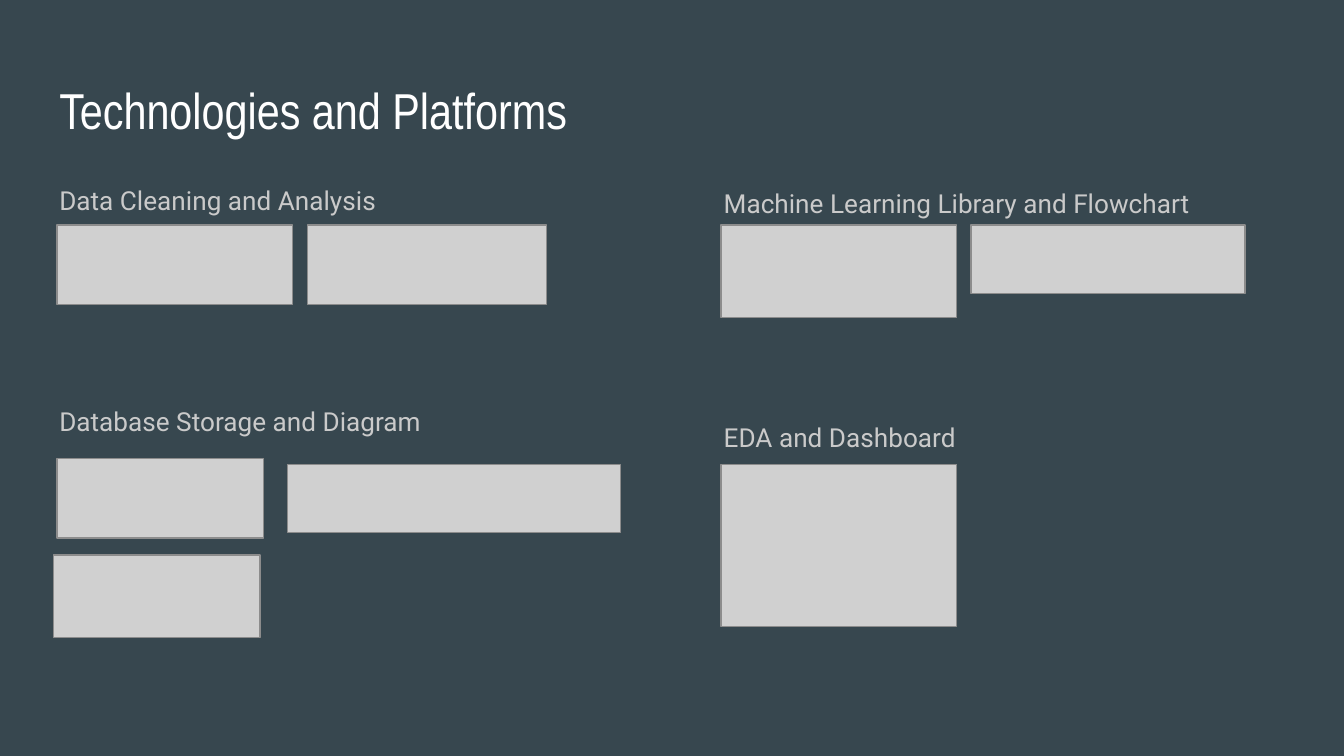
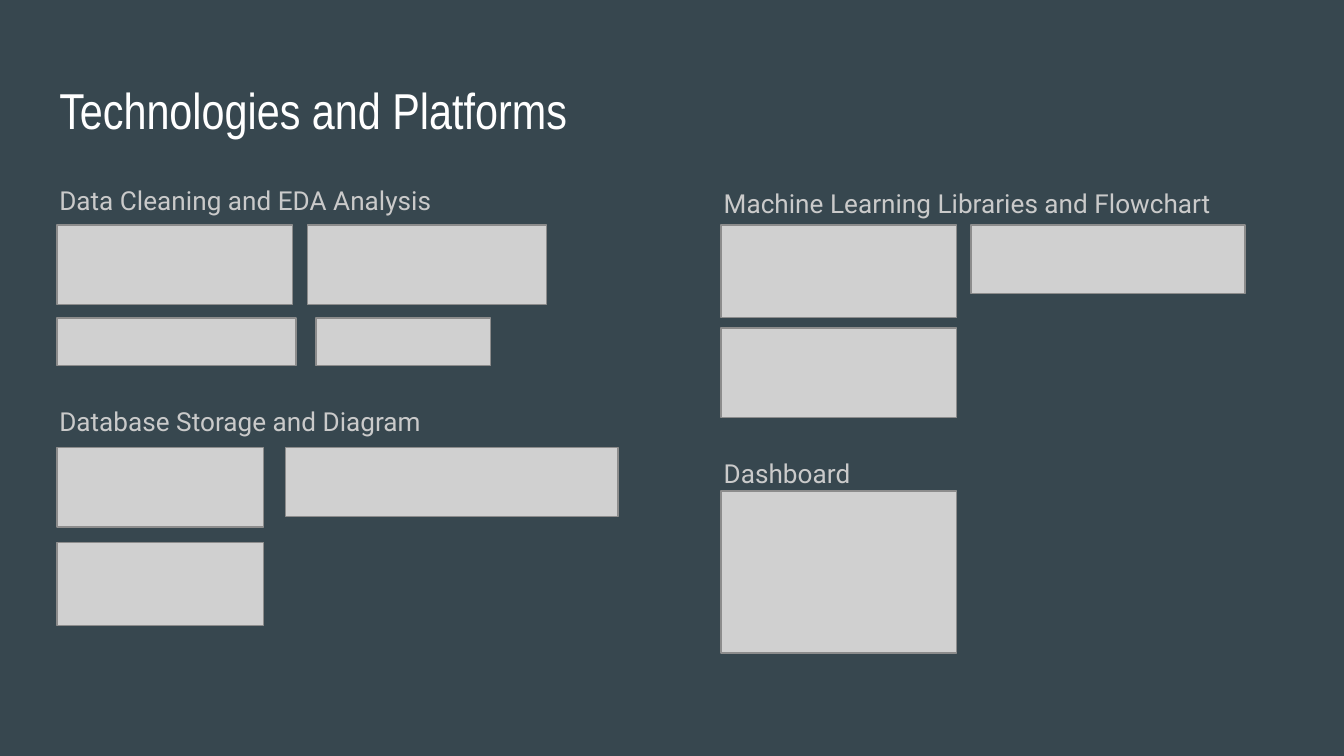
Before and after one commit to razon7/Group-Project, a slide deck: slide 3 of College_Costs_Career_Pay.pptx. Drawn at 1344x756 pixels with LibreOffice and Linux fonts; fonts in the diff are those of the drawing; grey boxes stand for pictures. Boxes give left, top, right and bottom in pixels: in the first picture for what was removed or moved away, otherwise in the second. Text is boxed around its words. In the diff, an @@ line names an element or a change of style, - is before the commit and + after.

```diff
--- a/College_Costs_Career_Pay.pptx
+++ b/College_Costs_Career_Pay.pptx
@@ text at box(59, 190, 431, 216): text changed @@
-Data Cleaning and Analysis
+Data Cleaning and EDA Analysis
@@ text at box(724, 193, 1210, 483): text changed @@
-Machine Learning Library and Flowchart
-EDA and Dashboard
+Machine Learning Libraries and Flowchart
+Dashboard
@@ picture added at box(56, 319, 296, 366) @@
@@ picture added at box(316, 319, 491, 366) @@
@@ picture added at box(722, 328, 957, 417) @@
@@ picture: place and size @@
-picture at box(58, 458, 265, 538)
+picture at box(58, 448, 265, 527)
@@ picture: place and size @@
-picture at box(288, 464, 620, 532)
+picture at box(285, 448, 617, 516)
@@ picture: place and size @@
-picture at box(722, 464, 957, 626)
+picture at box(722, 491, 957, 653)
@@ picture: place and size @@
-picture at box(54, 555, 261, 638)
+picture at box(58, 543, 265, 626)
```
Also in this commit, not shown: 3 other slides changed, 2 slides added, 1 slide removed, 1 other file.
